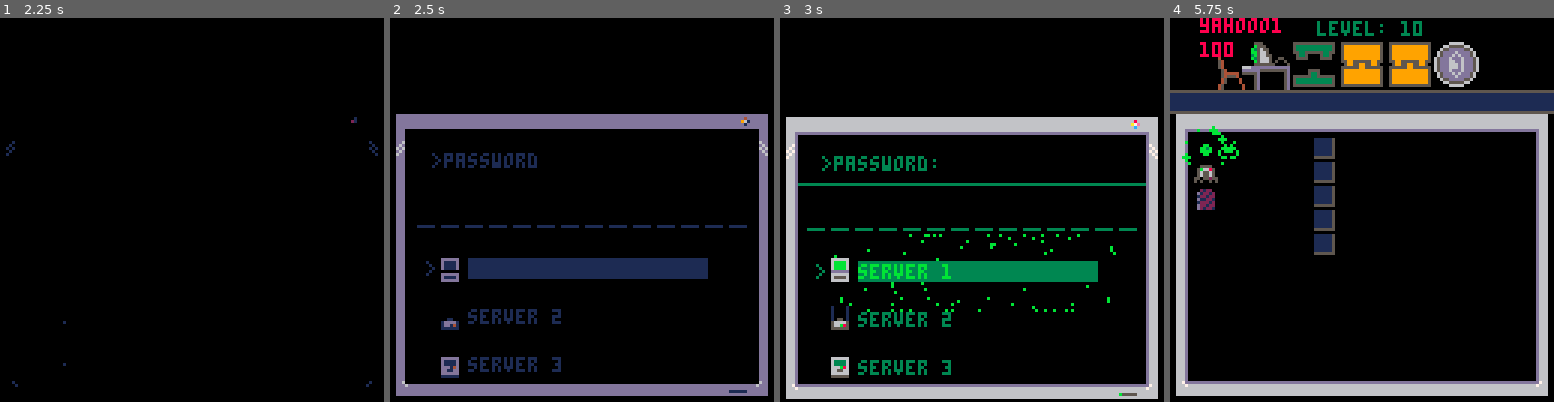
Above: before the commit, frames 1-4 (left to right).
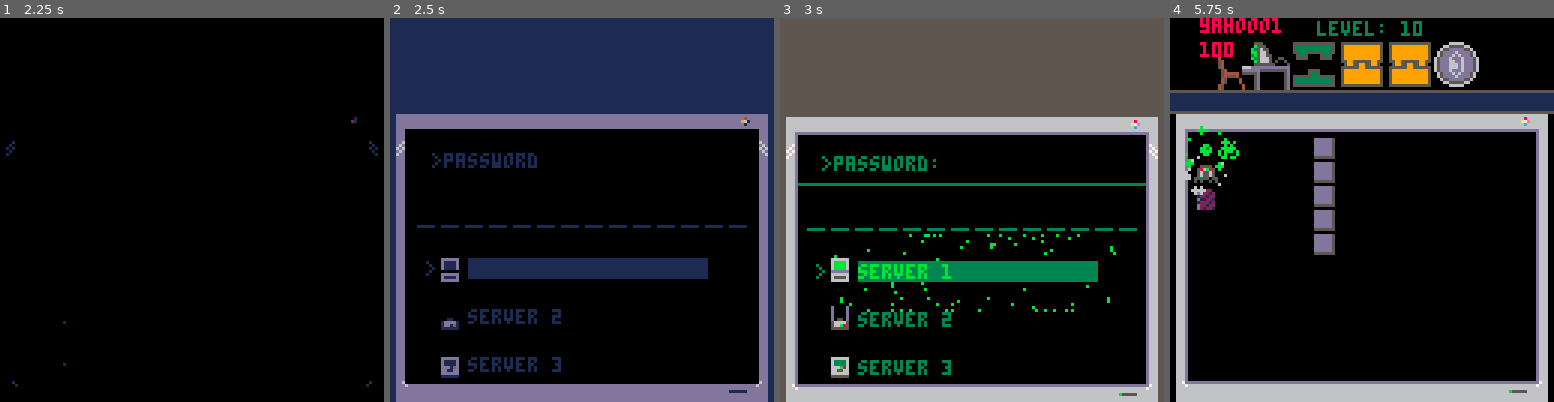
Above: after the commit, the same moments.

Repository: jacobneal65/sokovirus-pico8
Game: PICO-8 cartridge mysoko.p8
The game is run twice, just before and just after one commit, with the same random seed, the same clock (stepped at 60 frames per second) and the same inputs.
Inputs:
- Up to frame 1 (2.25 s): tap X (X key) at 0.33, 0.7, 1.43 s; tap O (Z key) at 1.07, 1.8 s
- Up to frame 2 (2.5 s): hold Right from 2.33 s (still down); tap O (Z key) at 2.43 s
- Up to frame 3 (3 s): keep holding Right; tap X (X key) at 2.58 s
- Up to frame 4 (5.75 s): tap O (Z key) every 0.63 s from 3.07 to 5.6 s; tap X (X key) every 0.52 s from 3.1 to 5.68 s; release Right at 3.33 s; hold Right 3.38-4.22 s; hold Up 4.27-4.67 s; hold Right 4.72-5.72 s

Frame 1 is identical in both runs. In frame 2, 29% of the frame differs, in the area x 0-100%, y 0-100%; in frame 3, 29%; in frame 4, 3.0%.

Commit message:
Worked on some animations

Diff:
--- a/mysoko.p8
+++ b/mysoko.p8
@@ -343,11 +343,12 @@
 
 function drw_level()
 	cls()
+	rectfill2(cam_x+1*8-2,cam_y+5*8-2,14*8+4,10*8+3,0)--pc background color
 	--CHANGE TRANSPARENCY COLR
+	drawspr(21,cam_x+14*8,cam_y+4*8,false)--draw pc logo (has pink)
 	palt(0,false)
 	palt(14,true)
 	map()
-
 	for b in all(box) do
 		drawbox(b)
 	end
@@ -358,6 +359,7 @@
 	palt(0,true)
 	palt(14,false)
 	draw_scanline()
+	rectfill2(cam_x+2,cam_y+126,16*8-4,2,6)--lower pc (prevent showing in shake)
 end
 function drawlvltitle()
 	print("level: "..level,cam_x+49,cam_y+1,3)
@@ -375,7 +377,7 @@
 function rectfill2(_x,_y,_w,_h,_c)
 	rectfill(_x,_y,_x+max(_w-1,0),_y+max(_h-1,0),_c)
 end
-function rrectfill2(_x,_y,_w,_h,_c)
+function rrectfill2(_x,_y,_w,_h,_c)--draws box with round corner
 	rectfill2(_x,  _y+1,_w,_h-2,_c)
 	rectfill2(_x+1,_y  ,_w-2,_h,_c)
      end
@@ -539,7 +541,7 @@
 	p_t=min(p_t+0.1,1)
 	p_ani=p_anims[4]
 	p_mov() --moves the player offset by
-	particlecode(p_x*8+p_ox,p_y*8+p_oy,15,{7,11,3})--code trail particle
+	particlecode(p_x*8+p_ox,p_y*8+p_oy,17,{7,11,3})--code trail particle
 	if p_t==1 then
 		particlepuff(p_x*8,p_y*8,{7,11,3})
 		--call slide box
@@ -559,7 +561,7 @@
 				g.flg = true
 				sfx(59)--click square into place
 				intensity += 0.5--set the camera to shake
-				particleshatter(g.x*8,g.y*8)
+				particleshatter(g.x*8,g.y*8,{11})
   			end
 		else
 			mset(g.x,g.y,g.gf)
@@ -598,8 +600,13 @@
 			--ALL THE BOX TYPES
 			for t in all(boxtles) do
 				if t==tle then
+					particlepuff(x*8,y*8,{7,6,5})
 					addbox(tle,x,y)
+					palt(0,false)
+					palt(14,true)
 					mset(x,y,ground_tile)--SET GROUND TYLE
+					palt(0,false)
+					palt(14,true)
 				end
 			end
 			--ALL THE GOAL TYPES
@@ -900,7 +907,7 @@
 			intensity += shake_control--set the camera to shake
 			for i=0,7 do
 				particlepuff(26+i*10, hub_y+hub_oy,{6,5,1})
-				particleshatter(26+i*10, hub_y+hub_oy)
+				particleshatter(26+i*10, hub_y+hub_oy,{11})
 			end
 			sfx(51)--select noise
 			music(-1)
@@ -956,8 +963,10 @@
 end
 
 function drw_hub()
-	cls()
+	cls(5)
+	rectfill2(cam_x+1*8-2,cam_y+5*8-2,14*8+4,10*8+3,0)--pc background color
 	map()
+	rectfill2(cam_x+2,cam_y+126,16*8-4,2,6)--lower pc (prevent showing in shake)
 	--draw coin
 	--add_grid(37,43,4,4,16*3+cam_x+5*8,cam_y+1*8,2,2)
 	--draw cursor
@@ -1176,7 +1185,7 @@
 end
 
 --place brick in slot
-function particleshatter(x,y)
+function particleshatter(x,y,col)
 	for i=0,10 do
 		local _ang=rnd()
 		local _dx=sin(_ang)*1
@@ -1317,168 +1326,168 @@
 
 
 __gff__
-0000000001010000000000000000000001010101010100000000000000000000000101000100000000000000000000000101010101000000000000000000000000000000000000000000000000000000000000000000000000000000000000000000000000000000000000000000000000000000000000000000000000000000
+0000000001010000000000000000000001010101010100000000000000000000000101010100000000000000000000000100010101000000000000000000000000000000000000000000000000000000000000000000000000000000000000000000000000000000000000000000000000000000000000000000000000000000
 0000000000000000000000000000000000000000000000000000000000000000000000000000000000000000000000000000000000000000000000000000000000000000000000000000000000000000000000000000000000000000000000000000000000000000000000000000000000000000000000000000000000000000
 __map__
 0000000000000000000000000000000000000000000000000000000000000000000000000000000000000000000000000000000000000000000000000000000000000000000000000000000000000000000000000000000000000000000000000000000000000000000000000000000000000000000000000000000000000000
 0000000000000000000000000000000000000000000000000000000000000000000000000000000000000000000000000000000000000000000000000000000000000000000000000000000000000000000000000000000000000000000000000000000000000000000000000000000000000000000000000000000000000000
 0000000000000000000000000000000000000000000000000000000000000000000000000000000000000000000000000000000000000000000000000000000000000000000000000000000000000000000000000000000000000000000000000000000000000000000000000000000000000000000000000000000000000000
 0000000000000000000000000000000000000000000000000000000000000000000000000000000000000000000000000000000000000000000000000000000000000000000000000000000000000000000000000000000000000000000000000000000000000000000000000000000000000000000000000000000000000000
-1213131313131313131313131313151400121313131313131313131313131313140012131313131313131313131313131314001213131313131313131313131313131400121313131313131313131313131313140012131313131313131313131313131314001213131313131313131313131313131400000000000000000000
-3000000000000000000000000000000400220000001010101010101010101000240022000000000000000000000000000024002200000000000000000000000000002400220010101010101010101000000000240022000000000000000000000000000024002200000000000000000000000000002400000000000000000000
+1213131313131313131313131313151400121313131313131313131313131315140012131313131313131313131313131514001213131313131313131313131313151400121313131313131313131313131315140012131313131313131313131313131514001213131313131313131313131313151400000000000000000000
+2300000000000000000000000000000400220000001010101010101010101000240022000000000000000000000000000024002200000000000000000000000000002400220010101010101010101000000000240022000000000000000000000000000024002200000000000000000000000000002400000000000000000000
 220000000000000000000000000000240022000000101f1f1f1f1f1f1f1f10002400220000101010101000000000000000240022000000001010101010100000000024002200101f1f1f1f1f1f1f1000000000240022000011111111111111110000000024002200000011111111111100000000002400000000000000000000
-220000000000000000000000000000240022000010101f1010101010101f10002400220000101f1f1f1010000000000000240022000000001016161610100000000024002200101f1f1f101f101f1000000000240022001111010111010101110000000024002200000011010101011111000000002400000000000000000000
-2223232323232323232323232323232400221010101f1f1010101f1f101f10002400221010101f10071f101010101010002400220000000010061f101f100000000024002200101f1f1f061f101f1000000000240022111101010101010901110000000024002200111111011911010111000000002400000000000000000000
-220000000000000000000000000000240022101f1f071f1f071f1f0717171000240022101f1f1f101f1f1f1f171717100024002200000000101f061f1f100000000024002200101f1f101006101f1000000000240022110119190111090111110000000024002200110101190919110111000000002400000000000000000000
-2200000000000000000000000000002400221010101f1f10101f1f1f10101000240022101f1f1f071f07101f101010100024002200000000101f1f061f100000000024002200101010101f1f061f1000000000240022110119001101090101111111110024002200110119090909010111000000002400000000000000000000
-220000000000000000000000000000240022101010101010101f1f1f1f1710002400221010101010101f1f1f1000000000240022000000001010101f1f100000000024002200000000101f1f1f100000000000240022110119111101011101010101110024002200111111011101011111000000002400000000000000000000
-22000000000000000000000000000024002200000000000010101010101010002400220000000000101010101000000000240022000000000000101f1f1000000000240022000000001010101f100000000000240022111111111101010101010901110024002200000011010101111100000000002400000000000000000000
-2200000000000000000000000000002400220000000000000000000000000000240022000000000000000000000000000024002200000000000010101010000000002400220000000000101f161f1000000000240022000000001101011111111111110024002200000011111111110000000000002400000000000000000000
+220000000000000000000000000000240022000010101f1010101010101f10002400220000101f1f1f1010000000000000240022000000001016161610100000000024002200101f1f1f101f101f10000000002400220011111f1f111f1f1f1100000000240022000000111f1f1f1f1111000000002400000000000000000000
+2201010101010101010101010101012400221010101f1f1010101f1f101f10002400221010101f10071f101010101010002400220000000010061f101f100000000024002200101f1f1f061f101f100000000024002211111f1f1f1f1f091f1100000000240022001111111f19111f1f11000000002400000000000000000000
+220000000000000000000000000000240022101f1f071f1f071f1f0717171000240022101f1f1f101f1f1f1f171717100024002200000000101f061f1f100000000024002200101f1f101006101f1000000000240022111f19191f11091f11110000000024002200111f1f190919111f11000000002400000000000000000000
+2200000000000000000000000000002400221010101f1f10101f1f1f10101000240022101f1f1f071f07101f101010100024002200000000101f1f061f100000000024002200101010101f1f061f1000000000240022111f191f111f091f1f111111110024002200111f190909091f1f11000000002400000000000000000000
+220000000000000000000000000000240022101010101010101f1f1f1f1710002400221010101010101f1f1f1000000000240022000000001010101f1f100000000024002200000000101f1f1f100000000000240022111f1911111f1f111f1f1f1f1100240022001111111f111f1f1111000000002400000000000000000000
+22000000000000000000000000000024002200000000000010101010101010002400220000000000101010101000000000240022000000000000101f1f1000000000240022000000001010101f10000000000024002211111111111f1f1f1f1f091f1100240022000000111f1f1f111100000000002400000000000000000000
+2200000000000000000000000000002400220000000000000000000000000000240022000000000000000000000000000024002200000000000010101010000000002400220000000000101f161f100000000024002200000000111f1f1111111111110024002200000011111111110000000000002400000000000000000000
 2200000000000000000000000000002400220000000000000000000000000000240022000000000000000000000000000024002200000000000000000000000000002400220000000000101f16161000000000240022000000001111111100000000000024002200000000000000000000000000002400000000000000000000
-3233333333333333333333333333053400323333333333333333333333333333340032333333333333333333333333333334003233333333333333333333333333333400323333333333333333333333333333340032333333333333333333333333333334003233333333333333333333333333333400000000000000000000
+3233333333333333333333333333053400323333333333333333333333333305340032333333333333333333333333330534003233333333333333333333333333053400323333333333333333333333333305340032333333333333333333333333333334003233333333333333333333333333053400000000000000000000
 0000000000000000000000000000000000000000000000000000000000000000000000000000000000000000000000000000000000000000000000000000000000000000000000000000000000000000000000000000000000000000000000000000000000000000000000000000000000000000000000000000000000000000
 0000000000000000000000000000000000000000000000000000000000000000000000000000000000000000000000000000000000000000000000000000000000000000000000000000000000000000000000000000000000000000000000000000000000000000000000000000000000000000000000000000000000000000
 0000000000000000000000000000000000000000000000000000000000000000000000000000000000000000000000000000000000000000000000000000000000000000000000000000000000000000000000000000000000000000000000000000000000000000000000000000000000000000000000000000000000000000
 0000000000000000000000000000000000000000000000000000000000000000000000000000000000000000000000000000000000000000000000000000000000000000000000000000000000000000000000000000000000000000000000000000000000000000000000000000000000000000000000000000000000000000
-1213131313131313131313131313131400121313131313131313131313131313140012131313131313131313131313131314001213131313131313131313131313131400121313131313131313131313131313140012131313131313131313131313131314001213131313131313131313131313131400000000000000000000
-2200000000001111111111000000002400220000001111111111111100000000240022000031313131313100000000000024002200000000001000000000000000002400220000000000100010000000000000240022000000000010000010100000000024002202000000000000000000000000002400000000000000000000
-220000000000111f1f1f1100000000240022000000111f1f1f1f1f11110000002400220000311f1f1f1f310000000000002400220a000000001000000000000000002400220b000000001000000000000000002400220c0000000010000000000000000024002200000000000000000000000000002400000000000000000000
-220000001111111f081f1100000000240022000000111f081808181f110000002400220000311f31311a313131310000002400221a000000001000000000000000002400221b000000001000000000000000002400221c0000000010000000000000000024002200000000000000000000000000002400000000000000000000
-22000000111f1f1f081f1100000000240022000000111f180818081f110000002400220000311f1f1f0a1f1f1f3100000024002200000000001000000000000000002400220000000000100000000000000000240022000000000010000000000000000024002200000000000000000000000000002400000000000000000000
-22000000111f1f1f081f1100000000240022000000111f081808181f110000002400220000313131311a31311f3100000024002200000000001000000000000000002400220000000000100000000000000000240022000000000010000000000000000024002200000000000000000000000000002400000000000000000000
-220000001111111f18111100000000240022000000111f180818081f110000002400220000311f1f1f0a1f1f1f3100000024002200000000008800000000000000002400220000000000000000000000000000240022000000000000000000000000000024002200000000000000000000000000002400000000000000000000
-220000000000111f1811000000000024002200000011111111111111110000002400220000311f31311a3131313100000024002200000000000000000000000000002400220000000000000000000000000000240022000000000000000000000000000024002200000000000000000000000000002400000000000000000000
-220000000000111f1811000000000024002200000000000000000000000000002400220000311f1f1f0a1f1f310000000024002200000000000000000000000000002400220000000000000000000000000000240022000000000000000000000000000024002200000000000000000000000000002400000000000000000000
-22000000000011111111000000000024002200000000000000000000000000002400220000313131311f1f1f310000000024002200000000000000000000000000002400220000000000000000000000000000240022000000000000000000000000000024002200000000000000000000000000002400000000000000000000
-2200000000000000000000000000002400220000000000000000000000000000240022000000000031313131310000000024002200000000000000000000000000002400220000000000000000000000000000240022000000000000000000000000000024002200000000000000000000000000002400000000000000000000
-3233333333333333333333333333333400323333333333333333333333333333340032333333333333333333333333333334003233333333333333333333333333333400323333333333333333333333333333340032333333333333333333333333333334003233333333333333333333333333333400000000000000000000
-…(130 lines of a section not shown)…
+1213131313131313131313131313151400121313131313131313131313131315140012131313131313131313131313131514001213131313131313131313131313151400121313131313131313131313131315140012131313131313131313131313131514001213131313131313131313131313151400000000000000000000
+2200000000001111111111000000002400220000001111111111111100000000240022000030303030303000000000000024002200000000001000000000000000002400220000000000100010000000000000240022000000000010000010100000000024002200000000000000000000000000002400000000000000000000
+220000000000111f1f1f1100000000240022000000111f1f1f1f1f11110000002400220000301f1f1f1f300000000000002400220a000000001000000000000000002400220b000000001000000000000000002400220c0000000010000000000000000024002200000000000000000000000000002400000000000000000000
+220000001111111f081f1100000000240022000000111f081808181f110000002400220000301f30301a303030300000002400221a000000001000000000000000002400221b000000001000000000000000002400221c0000000010000000000000000024002200000000000000000000000000002400000000000000000000
+22000000111f1f1f081f1100000000240022000000111f180818081f110000002400220000301f1f1f0a1f1f1f3000000024002200000000001000000000000000002400220000000000100000000000000000240022000000000010000000000000000024002200000000000000000000000000002400000000000000000000
+22000000111f1f1f081f1100000000240022000000111f081808181f110000002400220000303030301a30301f3000000024002200000000001000000000000000002400220000000000100000000000000000240022000000000010000000000000000024002200000000000000000000000000002400000000000000000000
+220000001111111f18111100000000240022000000111f180818081f110000002400220000301f1f1f0a1f1f1f3000000024002200000000008800000000000000002400220000000000000000000000000000240022000000000000000000000000000024002200000000000000000000000000002400000000000000000000
+220000000000111f1811000000000024002200000011111111111111110000002400220000301f30301a3030303000000024002200000000000000000000000000002400220000000000000000000000000000240022000000000000000000000000000024002200000000000000000000000000002400000000000000000000
+220000000000111f1811000000000024002200000000000000000000000000002400220000301f1f1f0a1f1f300000000024002200000000000000000000000000002400220000000000000000000000000000240022000000000000000000000000000024002200000000000000000000000000002400000000000000000000
+22000000000011111111000000000024002200000000000000000000000000002400220000303030301f1f1f300000000024002200000000000000000000000000002400220000000000000000000000000000240022000000000000000000000000000024002200000000000000000000000000002400000000000000000000
+2200000000000000000000000000002400220000000000000000000000000000240022000000000030303030300000000024002200000000000000000000000000002400220000000000000000000000000000240022000000000000000000000000000024002200000000000000000000000000002400000000000000000000
+3233333333333333333333333333053400323333333333333333333333333305340032333333333333333333333333330534003233333333333333333333333333053400323333333333333333333333333305340032333333333333333333333333330534003233333333333333333333333333053400000000000000000000
+…(130 lines of a section not shown)…
Not shown, changed: 30 lines of the sprite sheet (__gfx__) section of mysoko.p8
